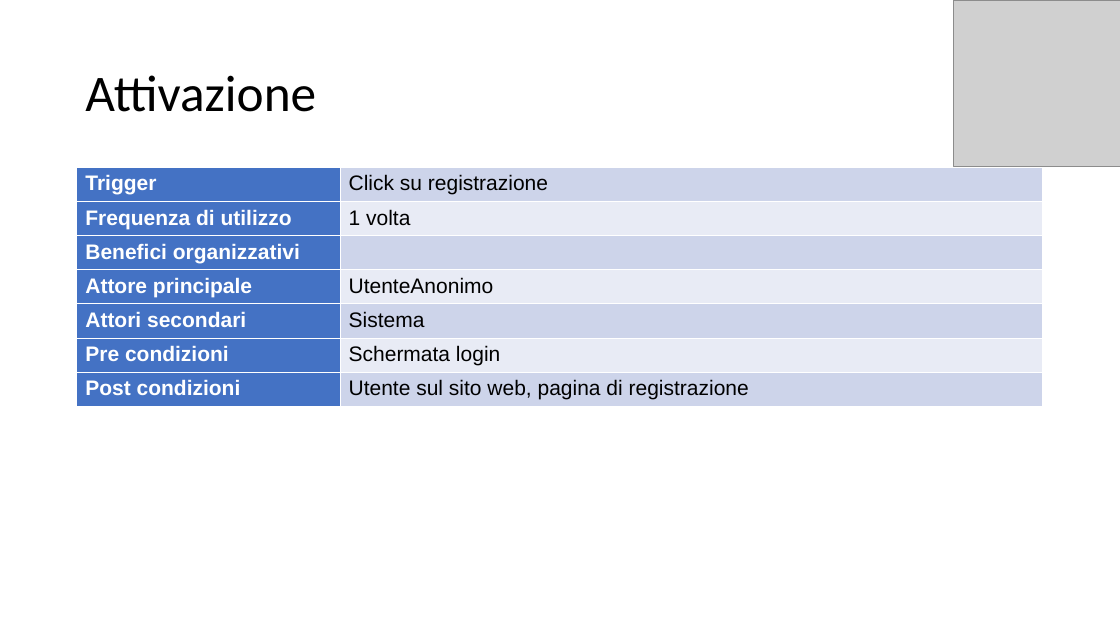
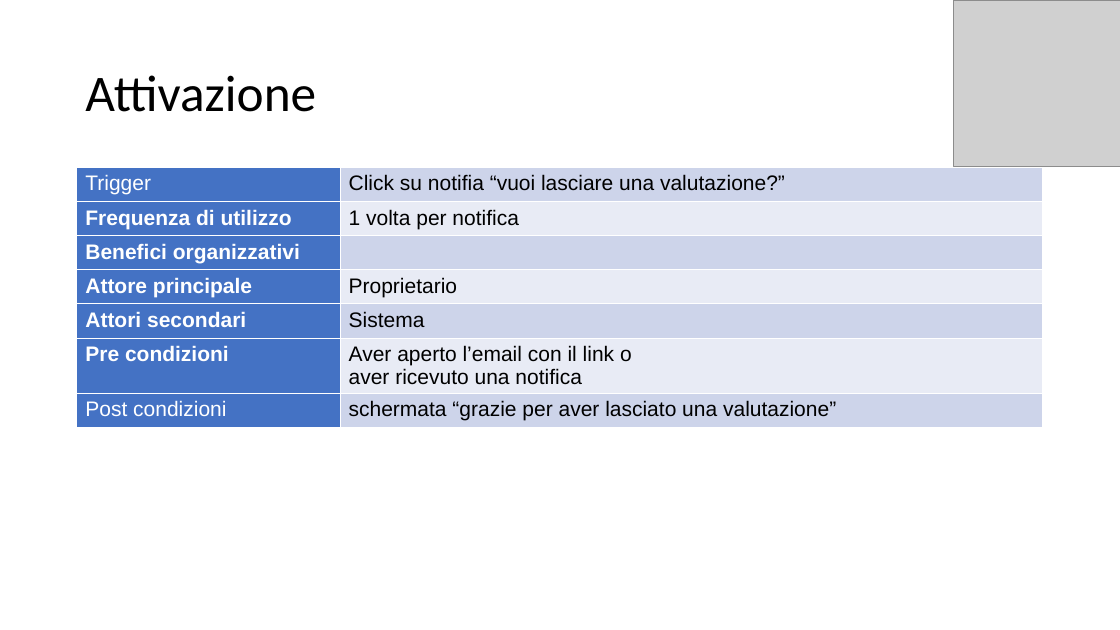
Before and after one commit to itsar19-20/pet, a slide deck: slide 3 of docs/useCaseTemplate/UseCase 21_ValutazioneUtente_Proprietrio.pptx. Drawn at 1120x630 pixels with LibreOffice and Linux fonts; fonts in the diff are those of the drawing; grey boxes stand for pictures. Boxes give left, top, right and bottom in pixels: in the first picture for what was removed or moved away, otherwise in the second. Text is boxed around its words. In the diff, an @@ line names an element or a change of style, - is before the commit and + after.

```diff
--- a/docs/useCaseTemplate/UseCase 21_ValutazioneUtente_Proprietrio.pptx
+++ b/docs/useCaseTemplate/UseCase 21_ValutazioneUtente_Proprietrio.pptx
@@ table at [77, 168, 1044, 444] @@
-row 1, column 2: Click su registrazione
+row 1, column 2: Click su notifia “vuoi lasciare una valutazione?”
-row 2, column 2: 1 volta
+row 2, column 2: 1 volta per notifica
-row 4, column 2: UtenteAnonimo
+row 4, column 2: Proprietario
-row 6, column 2: Schermata login
+row 6, column 2: Aver aperto l’email con il link o / aver ricevuto una notifica
-row 7, column 2: Utente sul sito web, pagina di registrazione
+row 7, column 2: schermata “grazie per aver lasciato una valutazione”
```
Also in this commit, not shown: 2 other slides changed, 5 other files.
